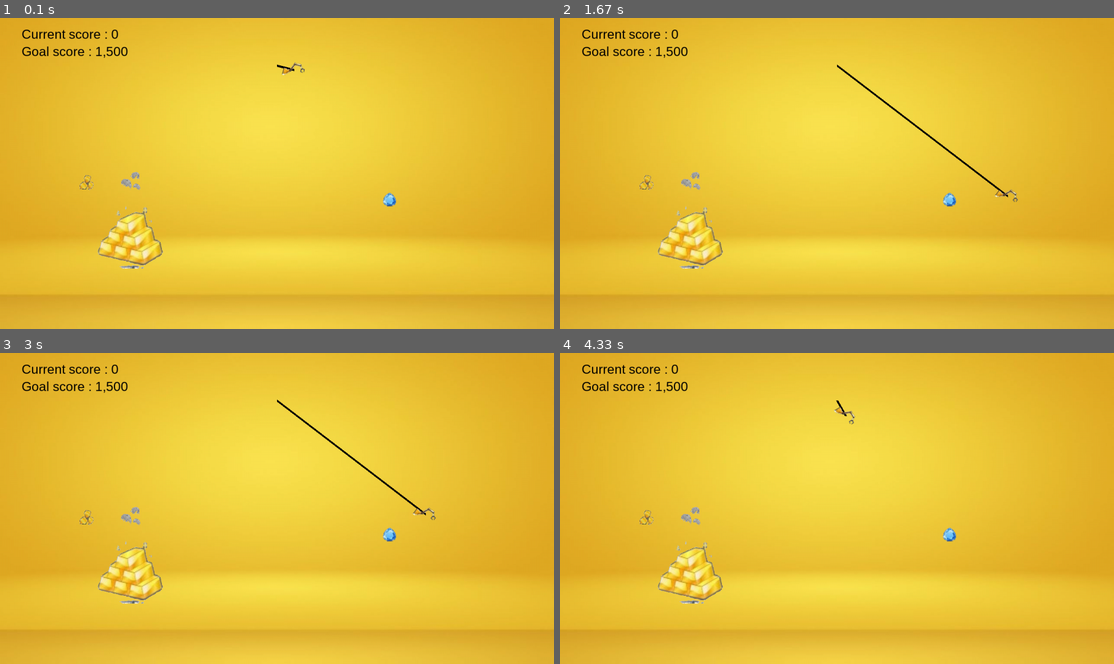
Above: before the commit, frames 1-4 (two rows, left to right).
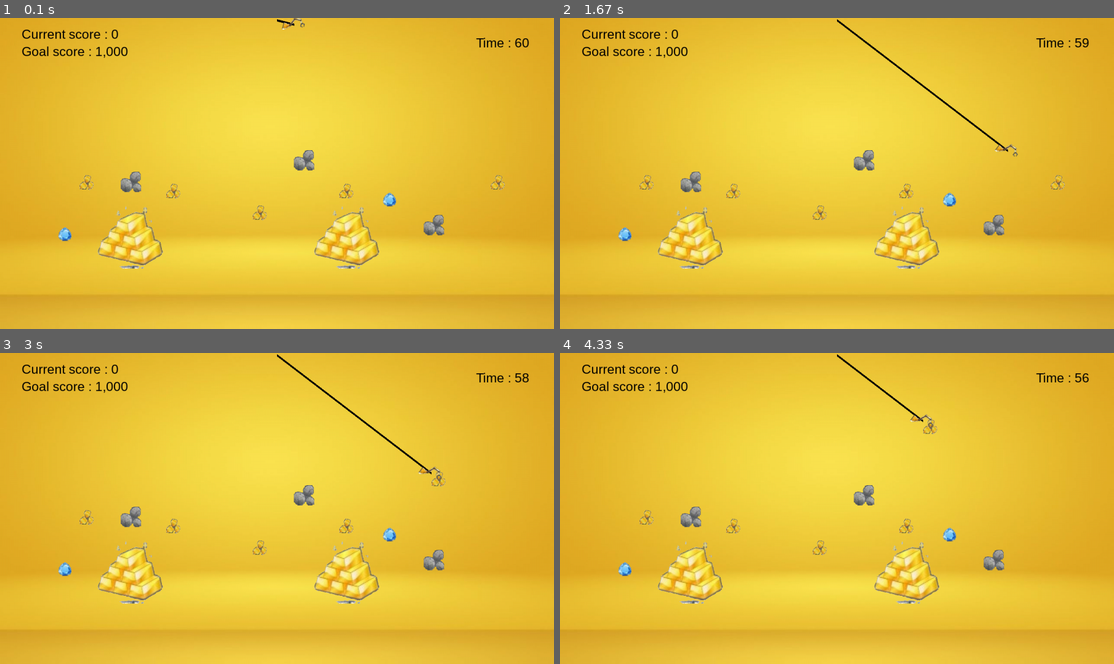
Above: after the commit, the same moments.

Repository: ChaeHyunsic/Python
Game: pygame game, started from pygame_goldminer/pygame_goldminer.py
Two runs of this game, one before a commit and one after it. Both use one fixed random seed, a clock stepped at 60 frames per second and the inputs below.
Inputs (mouse positions are in pixels of both pictures, inside the frame that each line leads up to):
- Up to frame 1 (0.1 s): no input
- Up to frame 2 (1.67 s): click (837, 173) at 0.38 s
- Up to frame 3 (3 s): no input
- Up to frame 4 (4.33 s): no input

The runs differ from the first frame. In frame 1, 2.1% of the frame differs, in the area x 10-96%, y 0-81%; in frame 2, 2.6%; in frame 3, 2.6%; in frame 4, 2.3%.

Commit message:
add showing result function

Diff:
--- a/pygame_goldminer/pygame_goldminer.py
+++ b/pygame_goldminer/pygame_goldminer.py
@@ -1,7 +1,6 @@
 import pygame
 import os
 import math
-
 
 class gemstone(pygame.sprite.Sprite):   # 4가지 종류 보석의 rect 정보를 class로 관리
     def __init__(self, image, position, price, weight):
@@ -20,26 +19,24 @@
         self.rect.center = (position[0] + x_pos, position[1] + y_pos)
 
 
-class claw(pygame.sprite.Sprite):   # 집게 rect 정보를 class로 관리
+class claw(pygame.sprite.Sprite):   # 집게의 rect 정보를 class로 관리
     def __init__(self, image, position):
         super().__init__()
         self.image = image
         self.original_image = image
         self.rect = image.get_rect(center=position)
-
         self.offset = pygame.math.Vector2(40, 0)   # 집게의 pivot을 중심으로 움직이는 값
-        self.position = position  # 집게의 pivot
-
-        self.direction = -1  # 집게의 이동 방향
+        self.position = position
+        self.direction = -1  # 집게의 이동 방향 (-1: LEFT, 1:RIGHT)
         self.angle_speed = 2.5  # 집게의 좌우 이동 속도
-        self.angle = 10  # 집게의 각도
+        self.angle = 10  # pivot을 기준으로 집게의 각도
 
     def draw(self, screen):  # group이 아닌 객체에서 draw 메소드를 사용하기 위해 선언
         pygame.draw.line(screen, (0, 0, 0), self.position,
                          self.rect.center, 5)   # 집게가 움직이는 동선 표시
         screen.blit(self.image, self.rect)
 
-    def update(self, x_pos):   # 집게의 설정 반영
+    def update(self, x_pos):   # 집게의 이동 설정
         if self.direction == -1:    # 집게가 왼쪽으로 이동하고 있는 경우
             self.angle += self.angle_speed
         elif self.direction == 1:   # 집게가 오른쪽으로 이동하고 있는 경우
@@ -58,14 +55,14 @@
 
     def rotate(self):   # 각도에 따라 집게 회전
         self.image = pygame.transform.rotozoom(
-            self.original_image, -self.angle, 1)
+            self.original_image, -self.angle, 1)    # 부드러운 회전을 위해 bilt이 아닌 rotozoom 사용
         offset_rotated = self.offset.rotate(self.angle)
         self.rect = self.image.get_rect(center=self.position + offset_rotated)
 
-    def set_direction(self, direction):
+    def set_direction(self, direction): # 집게 이동 방향 지정
         self.direction = direction
 
-    def init_setting(self):
+    def init_setting(self): # 초기 설정으로 초기화
         self.offset.x = 40
         self.angle = 10
         self.direction = -1
@@ -80,23 +77,52 @@
     gemstone_group.add(
         gemstone(gemstone_images[0], (200, 380), small_gold_price, small_gold_weight))
     gemstone_group.add(
+        gemstone(gemstone_images[0], (400, 400), small_gold_price, small_gold_weight))
+    gemstone_group.add(
+        gemstone(gemstone_images[0], (600, 450), small_gold_price, small_gold_weight))
+    gemstone_group.add(
+        gemstone(gemstone_images[0], (800, 400), small_gold_price, small_gold_weight))
+    gemstone_group.add(
+        gemstone(gemstone_images[0], (1150, 380), small_gold_price, small_gold_weight))
+
+    gemstone_group.add(
         gemstone(gemstone_images[1], (300, 500), big_gold_price, big_gold_weight))
     gemstone_group.add(
+        gemstone(gemstone_images[1], (800, 500), big_gold_price, big_gold_weight))
+
+    gemstone_group.add(
         gemstone(gemstone_images[2], (300, 380), stone_price, stone_weight))
     gemstone_group.add(
+        gemstone(gemstone_images[2], (700, 330), stone_price, stone_weight))
+    gemstone_group.add(
+        gemstone(gemstone_images[2], (1000, 480), stone_price, stone_weight))
+
+    gemstone_group.add(
         gemstone(gemstone_images[3], (900, 420), diamond_price, diamond_weight))
-
-def score(score):
+    gemstone_group.add(
+        gemstone(gemstone_images[3], (150, 500), diamond_price, diamond_weight))
+
+def score(score):   # 실시간으로 점수 반영
     global current_score
 
     current_score += score
 
-def display_score():
+def display_score():    # 현재 점수와 목표점수 출력
     current_text = font.render(f"Current score : {current_score:,}", True, (0, 0, 0))
     screen.blit(current_text, (50, 20))
 
     goal_text = font.render(f"Goal score : {goal:,}", True, (0, 0, 0))
     screen.blit(goal_text, (50, 60))
+
+def display_time(time): # 남은 시간 출력
+    text = font.render(f"Time : {time}", True, (0, 0, 0))
+    screen.blit(text, (1100, 40))
+
+def display_result():   # 결과 출력
+    font = pygame.font.SysFont("arialrounded", 60)  # 좀 더 큰 크기로 출력하기 위해 font 재정의
+    text = font.render(result, True, (0, 0, 0))
+    text_rect = text.get_rect(center=(int(screen_width/2), int(screen_height / 2)))
+    screen.blit(text, text_rect)
 
 pygame.init()   # pygame 시작
 
@@ -111,6 +137,7 @@
 # fps 설정
 fps = pygame.time.Clock()
 
+# 폰트 설정
 font = pygame.font.SysFont("arialrounded", 30)
 
 # 이미지 파일 경로 설정
@@ -131,7 +158,7 @@
 
 # 집게 생성
 claw_image = pygame.image.load(os.path.join(current_path, "claw.png")).convert_alpha()
-claw_group = claw(claw_image, (screen_width // 2, 110))
+claw_group = claw(claw_image, (screen_width // 2, 5))
 
 # 집게 이동 설정
 x_pos = 0
@@ -139,8 +166,13 @@
 claw_return_speed = 20
 
 # 점수 기능 설정
-goal = 1500
+goal = 1000
 current_score = 0
+
+# 제한 시간 설정
+result = None
+total_time = 60
+start_time = pygame.time.get_ticks()
 
 # 게임 진행 루프
 running = True
@@ -151,7 +183,7 @@
             running = False
 
         if event.type == pygame.MOUSEBUTTONDOWN:    # 마우스 클릭 이벤트 발생시 실행
-            if claw_group.direction != 0:
+            if claw_group.direction != 0:   # 집게가 좌우 이동 상태라면 멈춤
                 claw_group.set_direction(0)
                 x_pos = claw_speed
 
@@ -159,11 +191,12 @@
     if claw_group.rect.left < 0 or claw_group.rect.right > screen_width or claw_group.rect.bottom > screen_height:
         x_pos = -claw_return_speed
 
+    # 집게가 발사되었다가 원위치로 돌아왔을때 처리 과정 설정
     if claw_group.offset.x < 40:
         x_pos = 0
         claw_group.init_setting()
 
-        if gemstone_caught:
+        if gemstone_caught: # 집게가 보석을 집어온 경우 그에 대한 점수 반영
             score(gemstone_caught.price)
             gemstone_group.remove(gemstone_caught)
             gemstone_caught = None
@@ -184,8 +217,21 @@
     gemstone_group.draw(screen)  # 보석 그룹 생성
     claw_group.update(x_pos)  # 집게 설정 반영
     claw_group.draw(screen)  # 집게 생성
-    display_score() # 현재 점수 출력
+    display_score() # 현재 점수와 목표 점수 출력
+
+    # 시간 제한 설정 활성화
+    elapsed_time = int((pygame.time.get_ticks() - start_time) / 1000)
+    display_time(total_time - elapsed_time)
+
+    if total_time - elapsed_time <= 0:
+        running = False
+        if current_score >= goal:
+            result = "Mission Complete"
+        else:
+            result = "Game Over"
+        display_result()    # 결과 출력 기능 활성화
 
     pygame.display.update()  # 변동사항 반영
 
+pygame.time.delay(2000)
 pygame.quit()   # pygame 종료
Binary file changed: pygame_goldminer/stone.png
